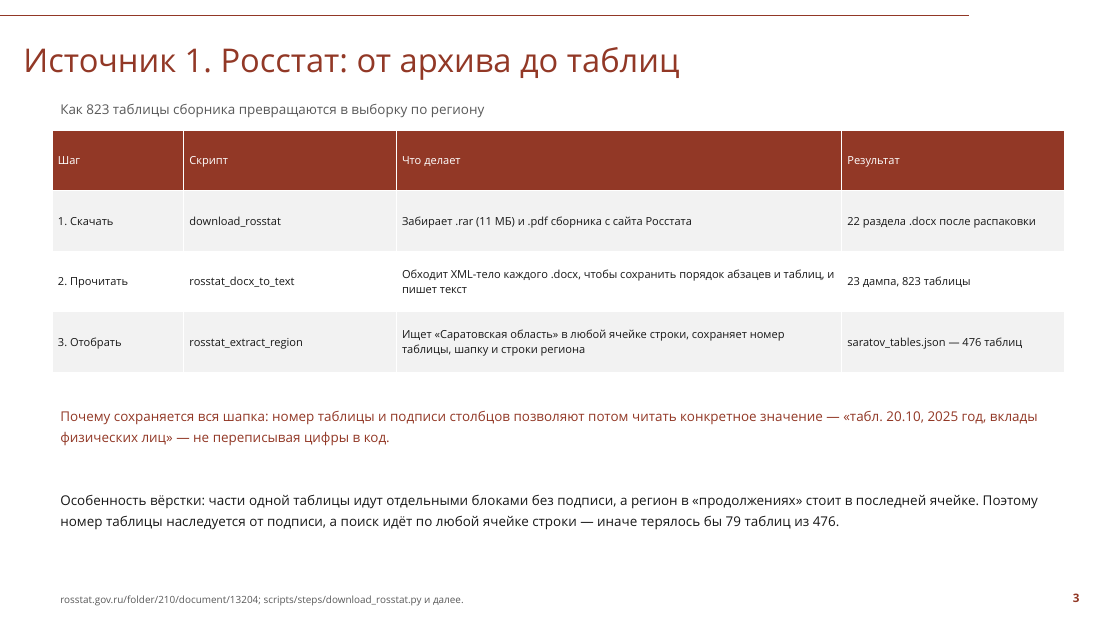
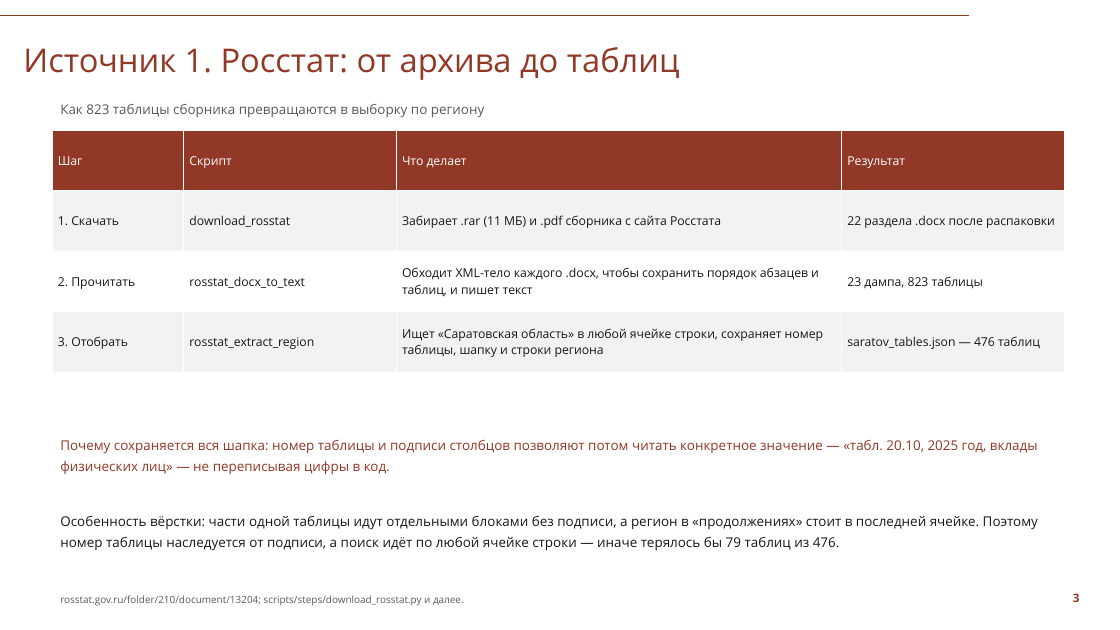
Before and after one commit to Seabas1/Analysis-of-regions, a slide deck: slide 3 of Саратовская_область_презентация_СПбГУ.pptx. Drawn at 1120x630 pixels with LibreOffice and Linux fonts; fonts in the diff are those of the drawing; background and template pictures are left out. Boxes give left, top, right and bottom in pixels: in the first picture for what was removed or moved away, otherwise in the second. Text is boxed around its words. In the diff, an @@ line names an element or a change of style, - is before the commit and + after.

Commit message:
Презентация: шрифты увеличены там, где был запас места
- таблицы: 9-10,5 pt -> 10,5-11,5 pt
- фрагменты кода: 9,5-10,5 -> 10,5-11,5 pt
- списки: 10-11,5 -> 11-12,5 pt; выводы 11,5 -> 13,5 pt
- цифры в плитках KPI: 17-19 -> 18-21 pt
- чекер макета дополнен проверкой переполнения текста в блоке

```diff
--- a/Саратовская_область_презентация_СПбГУ.pptx
+++ b/Саратовская_область_презентация_СПбГУ.pptx
@@ table at (52,130,1065,372) @@
@@ size 9.5 to 10.5 pt @@
@@ text "Почему сохраняется вся шапка: номер ...": place and size @@
-text "Почему сохраняется вся шапка: номер ..." at (60,411,1038,446)
+text "Почему сохраняется вся шапка: номер ..." at (60,440,1038,475)
@@ text "Особенность вёрстки: части одной таблицы ...": place and size @@
-text "Особенность вёрстки: части одной таблицы ..." at (60,494,1038,530)
+text "Особенность вёрстки: части одной таблицы ..." at (60,515,1038,551)
```
Also in this commit, not shown: 14 other slides changed, 2 other files.
